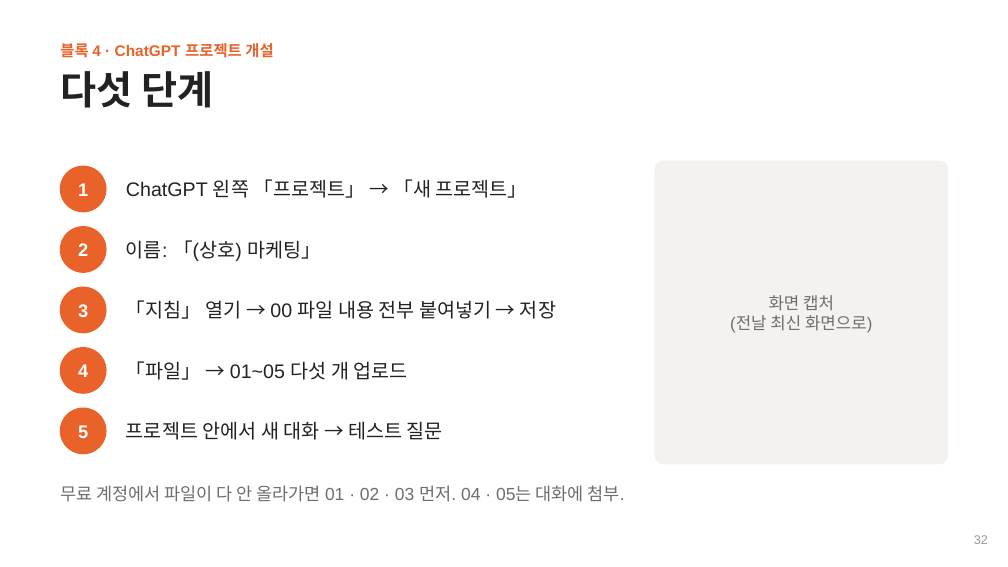
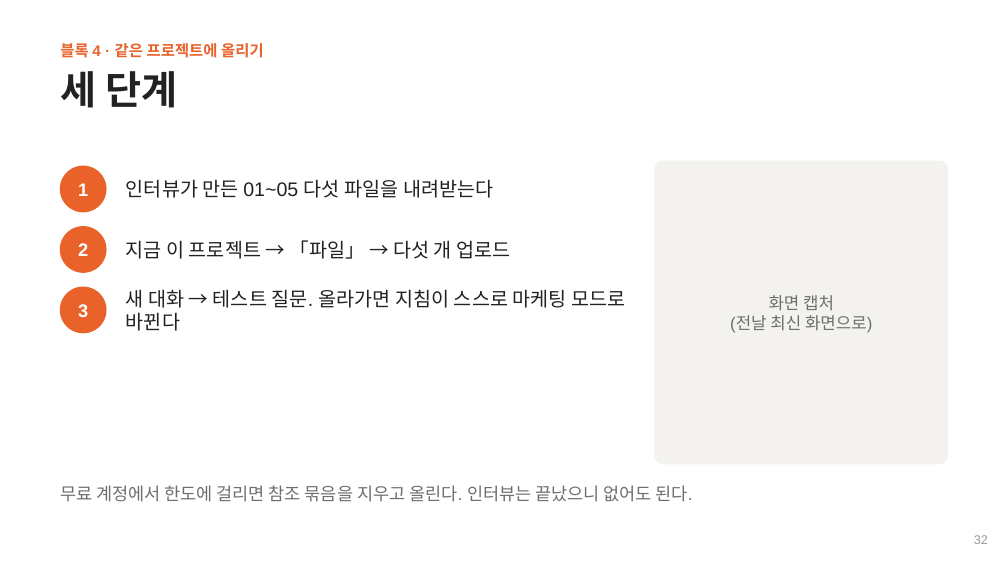
Before and after one commit to selfishclub/biz-gtm-core, a slide deck: slide 32 of course/1회차_교안_슬라이드.pptx. Drawn at 1008x567 pixels with LibreOffice and Linux fonts; fonts in the diff are those of the drawing. Boxes give left, top, right and bottom in pixels: in the first picture for what was removed or moved away, otherwise in the second. Text is boxed around its words. In the diff, an @@ line names an element or a change of style, - is before the commit and + after.

```diff
--- a/course/1회차_교안_슬라이드.pptx
+++ b/course/1회차_교안_슬라이드.pptx
@@ text at [60, 41, 264, 61]: text changed @@
-블록 4 · ChatGPT 프로젝트 개설
+블록 4 · 같은 프로젝트에 올리기
@@ text at [60, 71, 177, 108]: text changed @@
-다섯 단계
+세 단계
@@ text at [126, 179, 493, 198]: text changed @@
-ChatGPT 왼쪽 「프로젝트」 → 「새 프로젝트」
+인터뷰가 만든 01~05 다섯 파일을 내려받는다
@@ text at [126, 240, 510, 259]: text changed @@
-이름: 「(상호) 마케팅」
+지금 이 프로젝트 → 「파일」 → 다섯 개 업로드
@@ text at [126, 289, 625, 331]: text changed @@
-「지침」 열기 → 00 파일 내용 전부 붙여넣기 → 저장
+새 대화 → 테스트 질문. 올라가면 지침이 스스로 마케팅 모드로 바뀐다
@@ ellipse removed at [60, 348, 106, 393] @@
@@ text removed at [78, 364, 88, 377] @@
-4
@@ text removed at [126, 361, 408, 380] @@
-「파일」 → 01~05 다섯 개 업로드
@@ ellipse removed at [60, 408, 106, 454] @@
@@ text removed at [78, 425, 88, 438] @@
-5
@@ text removed at [126, 421, 443, 440] @@
-프로젝트 안에서 새 대화 → 테스트 질문
@@ text at [60, 485, 693, 502]: text changed @@
-무료 계정에서 파일이 다 안 올라가면 01 · 02 · 03 먼저. 04 · 05는 대화에 첨부.
+무료 계정에서 한도에 걸리면 참조 묶음을 지우고 올린다. 인터뷰는 끝났으니 없어도 된다.
```
Also in this commit, not shown: 10 other slides changed, 19 other files.
